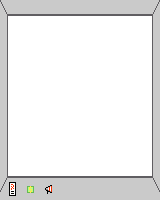
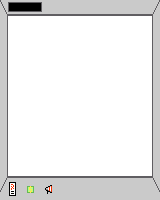
The second 160 x 200 image is a revision of the first. Changes to its layers:
added layer "Health Bar" above "Megaphone Sprite" over [8, 2, 42, 12]
